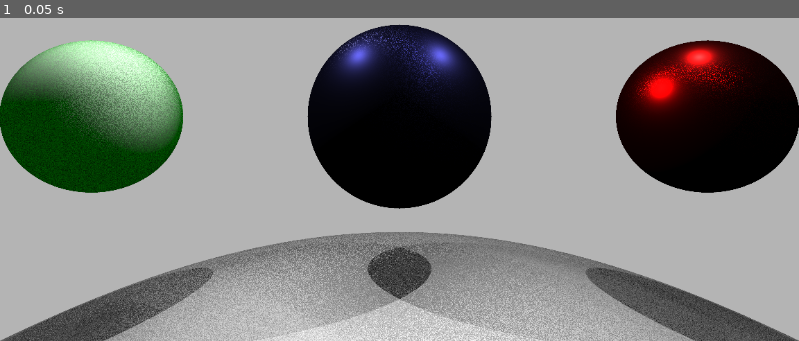
Above: before the commit, frame 1.
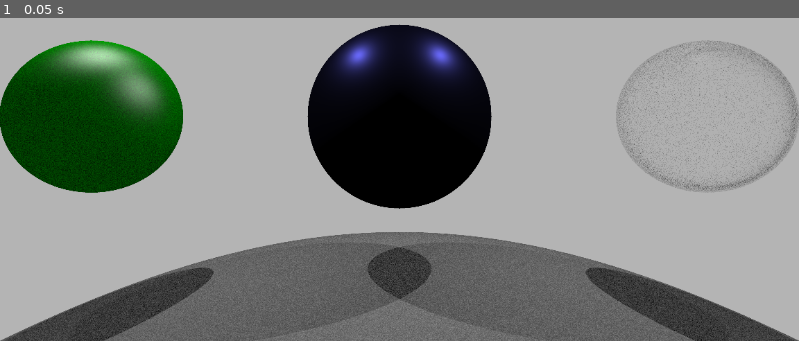
Above: after the commit, the same moment.

Repository: Robert-W-Ward/godot-path-tracer
Game: Godot game, scene res://main.tscn
The game is run twice, just before and just after one commit, with the same random seed, the same clock (stepped at 60 frames per second) and the same inputs.
Inputs:
- Up to frame 1 (0.05 s): no input

The runs differ from the first frame. In frame 1, 29% of the frame differs, in the area x 0-100%, y 2-100%.

Commit message:
made minor progress on dielectrics

Diff:
--- a/pathtracer.gdshader
+++ b/pathtracer.gdshader
@@ -47,7 +47,7 @@
 	vec3(0.0,-1.0,0.0),
 	vec3(0.0,0.0,1.0),
 	vec2(5,5),
-	vec4(1.0,1.0,1.0,5.0)
+	vec4(1.0,1.0,1.0,0.0)
 	);
 const PointLight PointLights[3]  = PointLight[](
 	PointLight(vec3(0.0,1.0,0.0),vec4(1.0,1.0,1.0,5.0)),
@@ -56,10 +56,10 @@
 );
 const Material materials[4] = Material[](
 	// id,type,roughness,metallic,ior,color,specular,shininess
-	Material(0,0,0.0,0.0,0.0,vec4(1.0,1.0,1.0,1.0),vec4(1.0,1.0,1.0,1.0),1.0), // White lambertian material
-	Material(1,0,0.0,0.0,0.0,vec4(0.0,1.0,0.0,1.0),vec4(1.0,1.0,1.0,1.0),1.0), // Green lambertian material
-	Material(2,1,0.4,.2,1.0,vec4(0.0,0.0,1.0,1.0),vec4(1.0,1.0,1.0,0.0),0.0), // Blue Metallic material
-	Material(3,2,0.3,1.0,1.0,vec4(1.0,0.0,0.0,1.0),vec4(1.0,1.0,1.0,0.0),0.0)  // Red Dielectric material
+	Material(0,0,0.0,0.0,1.0,vec4(1.0,1.0,1.0,1.0),vec4(1.0,1.0,1.0,0.0),1.0), // White lambertian material
+	Material(1,0,0.0,0.0,1.0,vec4(0.0,1.0,0.0,1.0),vec4(1.0,1.0,1.0,1.0),10.0), // Green lambertian material
+	Material(2,1,0.4,.2,1.0,vec4(0.0,0.0,1.0,1.0),vec4(1.0,1.0,1.0,0.0),1.0), // Blue Metallic material
+	Material(3,2,0.5,0.0,1.5,vec4(1.0,0.0,0.0,1.0),vec4(1.0,1.0,1.0,0.1),0.0)  // Red Dielectric material
 );
 
 const Sphere spheres[4] = Sphere[](
@@ -264,10 +264,18 @@
 				vec3 BRDF = CookTorranceSpecularReflectanceBRDF(L,V,N,mat, F0);
 				AreaLightContrib += areaLight.color.w * BRDF * attenuation;
 			}else{
-				vec3 diffuse = LambertianReflectanceBRDF(L, N, mat.color.rgb, 1.0);
-				vec3 specular = PhongSpecularReflectanceBRDF(L, N, V, mat.specular.rgb, mat.shininess, mat.specular.w);
-				vec3 BRDF = diffuse + specular;
-				AreaLightContrib += areaLight.color.w * BRDF * NoL * attenuation;
+				if(mat.type == 0){
+				// Lambertian diffuse + Phong specular
+					vec3 diffuse = LambertianReflectanceBRDF(L, N, mat.color.rgb, 1.0);
+					vec3 specular = PhongSpecularReflectanceBRDF(L, N, V, mat.specular.rgb, mat.shininess, mat.specular.w);
+					vec3 BRDF = diffuse + specular;
+					AreaLightContrib += areaLight.color.w * BRDF * NoL * attenuation;
+				}else{
+					// Dielectric Cook Torrance
+					vec3 F0 = vec3(0.04); // Base reflectivity for dielectrics
+					vec3 BRDF = CookTorranceSpecularReflectanceBRDF(L,V,N,mat, F0);
+					AreaLightContrib += areaLight.color.w * BRDF * attenuation;
+				}
 			}
 		}
 	}
@@ -291,10 +299,17 @@
 			if (mat.metallic > 0.0){
 				PointLightContrib += CookTorranceSpecularReflectanceBRDF(L,V,N,mat,F0);
 			}else{
-				vec3 diffuse = LambertianReflectanceBRDF(L,N,mat.color.rgb,1.0);
-				vec3 specular = PhongSpecularReflectanceBRDF(L,N,V,mat.specular.rgb,mat.shininess,mat.specular.w);
-				vec3 BRDF = diffuse + specular;
-				PointLightContrib += light.color.w * BRDF * NoL * attenuation;
+				if(mat.type == 0){
+					// Lambetian + Phong
+					vec3 diffuse = LambertianReflectanceBRDF(L,N,mat.color.rgb,1.0);
+					vec3 specular = PhongSpecularReflectanceBRDF(L,N,V,mat.specular.rgb,mat.shininess,mat.specular.w);
+					vec3 BRDF = diffuse + specular;
+					PointLightContrib += light.color.w * BRDF * NoL * attenuation;
+				}else{
+					// Dielectric CookTorrance
+			 		vec3 F0 = vec3(0.04); // Base reflectivity for dielectrics
+                	PointLightContrib += CookTorranceSpecularReflectanceBRDF(L,V,N,mat,F0) * light.color.w * attenuation;
+				}
 			}
 		}
 	}
@@ -327,14 +342,13 @@
 		vec3 N = normalize(hit.normal); // Normalized Normal
 		vec3 V = -ray.direction; // Direction of the viewer/eye
 		vec3 P = hit.point; // Point that was hit
-
+		vec3 L;
 		// Direct Lighting
 		vec3 directLight = CalculateDirectLighting(P,N,V,mat);
 		radiance += throughput * directLight;
 
 		// Indirect Lighting
 		if(mat.metallic>0.0){
-			vec3 L;
 			if(mat.roughness == 0.0){
 				vec3 reflectDir = reflect(ray.direction,N);
 				ray.origin = P + N * 0.001;
@@ -351,11 +365,39 @@
 				ray.direction = normalize(reflectDir);
 			}
 		}else{
-			vec3 L = SampleHemisphere(N);
-			float LoN = max(dot(L,N),0.0);
-			vec3 BRDF = LambertianReflectanceBRDF(L,N,mat.color.rgb,1.0);
-			throughput *= BRDF * LoN;
-			radiance += (throughput * BRDF);
+			if(mat.type == 0){
+				// Lambertian materials (replacing all not-metallic materials with dielectrics)
+				vec3 L = SampleHemisphere(N);
+				float LoN = max(dot(L,N),0.0);
+				vec3 BRDF = LambertianReflectanceBRDF(L,N,mat.color.rgb,1.0);
+				throughput *= BRDF * LoN;
+				radiance += (throughput * BRDF);
+			}else{
+				// handle dielectrics
+				vec2 Xi = vec2(random(P.xy),random(P.xy));
+				vec3 H = SampleGGX(Xi,N,mat.roughness);
+				vec3 F0 = vec3(0.04);
+				float fresnelReflectance = FresnelSchlick(max(dot(H,V),0.0),F0).x;
+				bool entering = dot(N,V)>0.0;
+				float eta = entering ? 1.0 /mat.ior:mat.ior;
+				vec3 N_refract = entering ? N : -N;
+
+				vec3 refractDir = refract(ray.direction,N_refract,eta);
+				vec3 reflectDir = reflect(ray.direction,N);
+
+				if(mat.roughness>0.0){
+					reflectDir = reflect(-V,H);
+				}
+				if(length(refractDir) == 0.0 || random(P.xy) < fresnelReflectance){
+					ray.origin = P + N * 0.001;
+					ray.direction = normalize(reflectDir);
+					throughput *= vec3(fresnelReflectance);
+				}else{
+					ray.origin = P +N_refract * 0.001;
+					ray.direction = normalize(refractDir);
+					throughput *= vec3(1.0 - fresnelReflectance);
+				}
+			}
 		}
 	}
 	return radiance;
